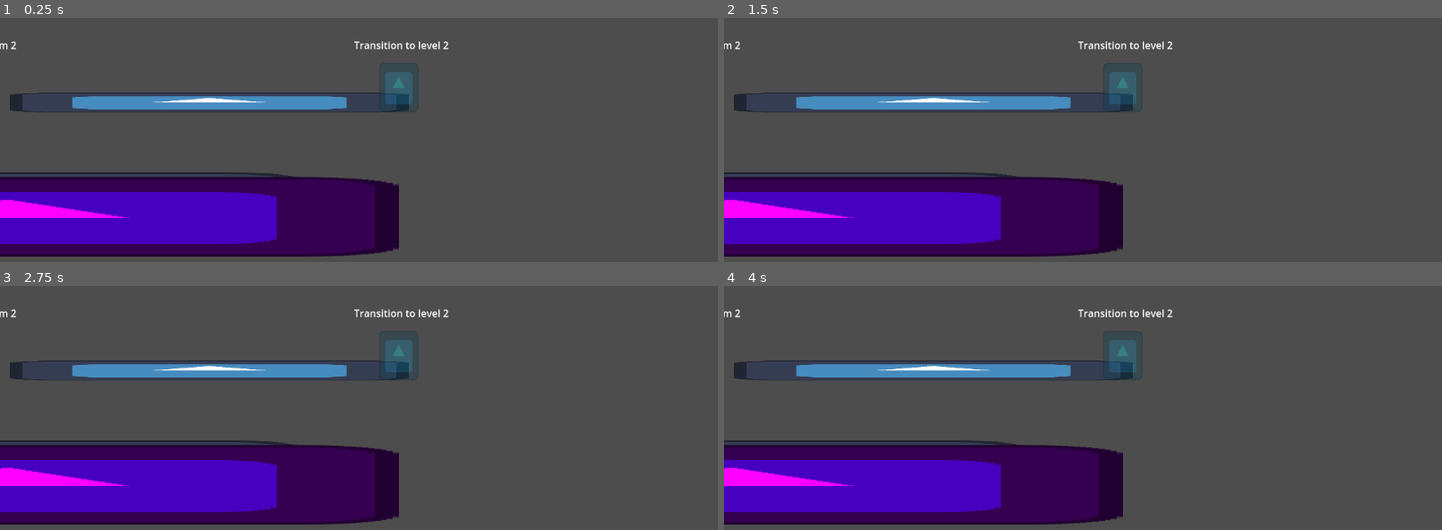
Above: before the commit, frames 1-4 (two rows, left to right).
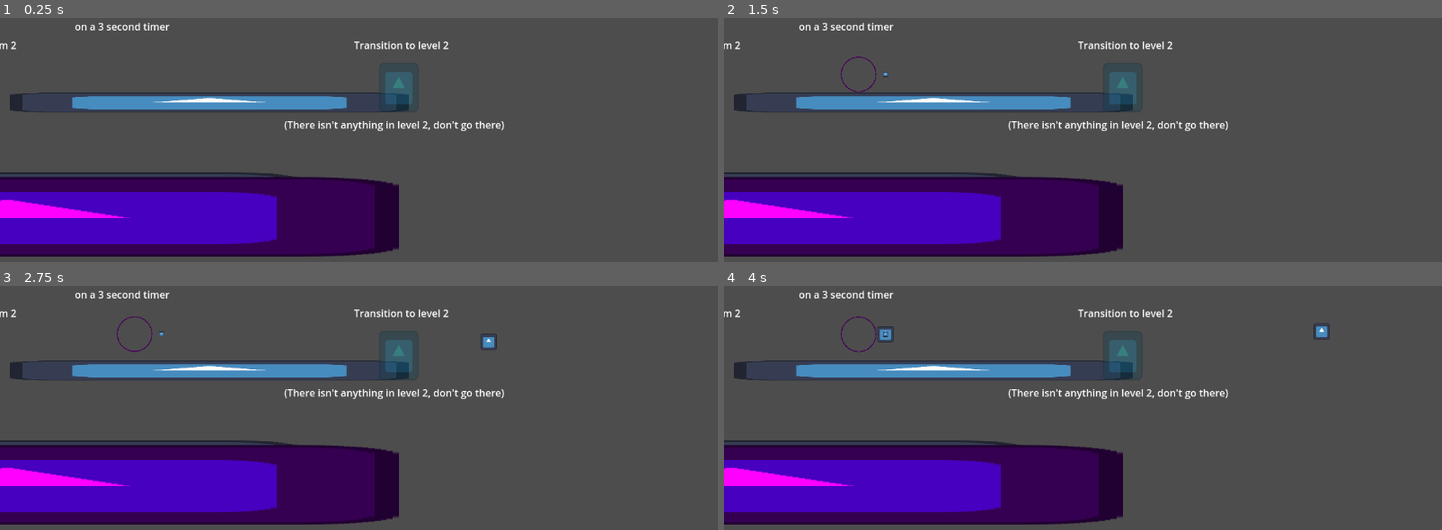
Above: after the commit, the same moments.

Repository: TheMammothManRemastered/Project5
Game: Godot game, scene res://scenes/levels/levelExample1.tscn
Two runs of this game, one before a commit and one after it. Both use one fixed random seed, a clock stepped at 60 frames per second and the inputs below. This scene is started directly instead of the project's main scene. The engine's default icon, where the game draws it, is replaced by a stand-in: a white triangle on a blue panel in a dark square.
Inputs:
- Up to frame 1 (0.25 s): no input
- Up to frame 2 (1.5 s): tap Enter at 0.5 s; hold D (player_right) from 0.53 s (still down); tap Q (player_parry) at 0.6, 1.35 s; tap Space (player_jump) at 0.77, 1.25 s
- Up to frame 3 (2.75 s): tap Space (player_jump) at 1.52 s; tap Enter at 2 s; release D (player_right) at 2.03 s; hold A (player_left) from 2.03 s (still down); tap Q (player_parry) at 2.1 s
- Up to frame 4 (4 s): release A (player_left) at 2.78 s; hold D (player_right) from 2.78 s (still down); tap Q (player_parry) at 2.85, 3.6 s; tap Space (player_jump) at 3.02, 3.77 s

The runs differ from the first frame. In frame 1, 0.7% of the frame differs, in the area x 10-71%, y 1-47%; in frame 2, 0.8%; in frame 3, 0.9%; in frame 4, 1.0%, in the area x 10-85%, y 1-47%.
Error in both runs: Invalid assignment of property or key 'global_position' with value of type 'Vector2' on a base object of type 'Nil'. (res://scripts/room.gd:18)

Commit message:
begun implementation of enemies and their attacks

Diff:
--- a/scenes/levels/rooms/roomExample1.tscn
+++ b/scenes/levels/rooms/roomExample1.tscn
@@ -24,7 +24,8 @@
 target_door_ID = 0
 
 [node name="Door2" parent="Doors" index="1" instance=ExtResource("2_mcbgw")]
-position = Vector2(-720, -392)
+position = Vector2(112, -408)
+locked = true
 target_room_ID = 0
 target_door_ID = 0
 
@@ -72,10 +73,10 @@
 texture = ExtResource("3_riqio")
 
 [node name="Label" type="Label" parent="." index="6"]
-offset_left = -784.0
-offset_top = -472.0
-offset_right = -641.0
-offset_bottom = -446.0
+offset_left = 48.0
+offset_top = -504.0
+offset_right = 191.0
+offset_bottom = -478.0
 text = "Door from Room 2"
 
 [node name="Label2" type="Label" parent="." index="7"]
@@ -100,4 +101,11 @@
 offset_bottom = 98.0
 text = "Room 1"
 
+[node name="Label5" type="Label" parent="." index="10"]
+offset_left = 48.0
+offset_top = -480.0
+offset_right = 202.0
+offset_bottom = -454.0
+text = "(locked on this side)"
+
 [editable path="Doors/Door2"]
--- a/scenes/levels/rooms/roomExample2.tscn
+++ b/scenes/levels/rooms/roomExample2.tscn
@@ -1,8 +1,9 @@
-[gd_scene load_steps=6 format=3 uid="uid://dhpxeiiy3fdtc"]
+[gd_scene load_steps=7 format=3 uid="uid://dhpxeiiy3fdtc"]
 
 [ext_resource type="PackedScene" uid="uid://d1dq2m5uc4t7d" path="res://scenes/levels/rooms/RoomTemplate.tscn" id="1_v1sqg"]
 [ext_resource type="Texture2D" uid="uid://buiq1u8k7ugi" path="res://assets/icon.svg" id="2_caifx"]
 [ext_resource type="PackedScene" uid="uid://c1ywll5lg4sb2" path="res://scenes/objects/door.tscn" id="2_rkwee"]
+[ext_resource type="PackedScene" uid="uid://dl0ueqiuiot8f" path="res://scenes/objects/spawner.tscn" id="3_jbn6g"]
 
 [sub_resource type="WorldBoundaryShape2D" id="WorldBoundaryShape2D_y0h3f"]
 
@@ -12,12 +13,17 @@
 [node name="roomExample2" instance=ExtResource("1_v1sqg")]
 
 [node name="Door" parent="Doors" index="0" instance=ExtResource("2_rkwee")]
-position = Vector2(-168, 216)
+position = Vector2(-936, 216)
 target_room_ID = 0
 target_door_ID = 1
 
 [node name="ExitPoint" parent="Doors/Door" index="0"]
-position = Vector2(-144, 0)
+position = Vector2(-128, 0)
+
+[node name="Spawner" parent="EnemySpanwers" index="0" instance=ExtResource("3_jbn6g")]
+position = Vector2(216, 96)
+to_spawn_scenename = "floatGun"
+recharge_time = 3
 
 [node name="StaticBody2D" type="StaticBody2D" parent="." index="5"]
 position = Vector2(-323.443, 53.3546)
@@ -55,11 +61,18 @@
 offset_bottom = -64.0
 text = "Transition to level 2"
 
+[node name="Label3" type="Label" parent="Area2D" index="3"]
+offset_left = -160.0
+offset_top = 32.0
+offset_right = 194.0
+offset_bottom = 58.0
+text = "(There isn't anything in level 2, don't go there)"
+
 [node name="Label" type="Label" parent="." index="7"]
-offset_left = -232.0
-offset_top = 144.0
-offset_right = -111.0
-offset_bottom = 170.0
+offset_left = -992.0
+offset_top = 120.0
+offset_right = -871.0
+offset_bottom = 146.0
 text = "Door to Room 1"
 
 [node name="Label2" type="Label" parent="." index="8"]
@@ -69,6 +82,14 @@
 offset_bottom = 58.0
 text = "Room 2"
 
+[node name="Label3" type="Label" parent="." index="9"]
+offset_left = 120.0
+offset_top = -24.0
+offset_right = 320.0
+offset_bottom = 28.0
+text = "Floating Gun spawns here
+on a 3 second timer"
+
 [connection signal="body_entered" from="Area2D" to="." method="trigger_change_level"]
 
 [editable path="Doors/Door"]
--- /dev/null
+++ b/scenes/objects/enemyBullet.tscn
@@ -0,0 +1,25 @@
+[gd_scene load_steps=4 format=3 uid="uid://dwispbqmeran4"]
+
+[ext_resource type="Script" path="res://scripts/enemyBullet.gd" id="1_n03mq"]
+[ext_resource type="Texture2D" uid="uid://buiq1u8k7ugi" path="res://assets/icon.svg" id="1_qfcv6"]
+
+[sub_resource type="RectangleShape2D" id="RectangleShape2D_sqj3i"]
+size = Vector2(26, 26)
+
+[node name="EnemyBullet" type="CharacterBody2D"]
+collision_layer = 65536
+collision_mask = 385
+script = ExtResource("1_n03mq")
+
+[node name="Sprite2D" type="Sprite2D" parent="."]
+scale = Vector2(0.203125, 0.203125)
+texture = ExtResource("1_qfcv6")
+
+[node name="CollisionShape2D" type="CollisionShape2D" parent="."]
+shape = SubResource("RectangleShape2D_sqj3i")
+
+[node name="Timer" type="Timer" parent="."]
+wait_time = 3.0
+autostart = true
+
+[connection signal="timeout" from="Timer" to="." method="_on_timer_timeout"]
--- /dev/null
+++ b/scenes/objects/floatGun.tscn
@@ -0,0 +1,36 @@
+[gd_scene load_steps=5 format=3 uid="uid://dvsrld0msfx23"]
+
+[ext_resource type="Texture2D" uid="uid://b5pcxngjhr0ob" path="res://assets/roundcircle.png" id="1_nb6w7"]
+[ext_resource type="Script" path="res://scripts/floatgun.gd" id="1_rpw7k"]
+[ext_resource type="Texture2D" uid="uid://buiq1u8k7ugi" path="res://assets/icon.svg" id="3_m28q5"]
+
+[sub_resource type="CircleShape2D" id="CircleShape2D_mmvgn"]
+radius = 29.0172
+
+[node name="FloatGun" type="CharacterBody2D"]
+collision_layer = 32768
+collision_mask = 641
+motion_mode = 1
+script = ExtResource("1_rpw7k")
+
+[node name="Sprite2D" type="Sprite2D" parent="."]
+modulate = Color(1, 0, 0.45098, 1)
+scale = Vector2(0.0375, 0.0375)
+texture = ExtResource("1_nb6w7")
+
+[node name="CollisionShape2D" type="CollisionShape2D" parent="."]
+shape = SubResource("CircleShape2D_mmvgn")
+
+[node name="GunPivot" type="Node2D" parent="."]
+
+[node name="GunSpawn" type="Node2D" parent="GunPivot"]
+position = Vector2(43, 0)
+
+[node name="Sprite2D" type="Sprite2D" parent="GunPivot/GunSpawn"]
+scale = Vector2(0.0625, 0.0625)
+texture = ExtResource("3_m28q5")
+
+[node name="Timer" type="Timer" parent="."]
+autostart = true
+
+[connection signal="timeout" from="Timer" to="." method="_on_timer_timeout"]
--- a/scenes/objects/hud.tscn
+++ b/scenes/objects/hud.tscn
@@ -31,3 +31,10 @@
 Lstick into Wall - Wallslide
 Jump while Wallsliding - Wall Jump
 Q, Y Button (xbox) - Parry"
+
+[node name="Label4" type="Label" parent="."]
+offset_left = 40.0
+offset_top = 100.0
+offset_right = 119.0
+offset_bottom = 126.0
+text = "Health: 20"
--- /dev/null
+++ b/scenes/objects/spawner.tscn
@@ -0,0 +1,14 @@
+[gd_scene load_steps=2 format=3 uid="uid://dl0ueqiuiot8f"]
+
+[ext_resource type="Script" path="res://scripts/spawner.gd" id="1_p5frl"]
+
+[node name="Spawner" type="Node2D"]
+script = ExtResource("1_p5frl")
+
+[node name="Recharge" type="Timer" parent="."]
+one_shot = true
+autostart = true
+
+[node name="InstancePoint" type="Node2D" parent="."]
+
+[connection signal="timeout" from="Recharge" to="." method="_on_recharge_timeout"]
--- a/scripts/door.gd
+++ b/scripts/door.gd
@@ -15,5 +15,5 @@
 
 func _on_area_2d_body_entered(body):
 	print("body enetered")
-	if (body.name == "Player"):
+	if (not locked and body.name == "Player"):
 		player_entered_door.emit(target_room_ID, target_door_ID)
--- /dev/null
+++ b/scripts/enemy.gd
@@ -0,0 +1,11 @@
+extends CharacterBody2D
+
+class_name Enemy
+
+var gravity = ProjectSettings.get_setting("physics/2d/default_gravity")
+
+signal on_die
+
+func apply_gravity(delta):
+	if not is_on_floor():
+		velocity.y += gravity * delta
--- /dev/null
+++ b/scripts/enemyBullet.gd
@@ -0,0 +1,62 @@
+extends CharacterBody2D
+
+const mult = 700
+
+var allegiance_changed = false
+var spawner = null
+
+signal hit_player(velocity, position)
+
+func _ready():
+	velocity.x = cos(rotation) * mult
+	velocity.y = sin(rotation) * mult
+
+func _physics_process(delta):
+	move_and_slide()
+	if get_slide_collision_count() > 0:
+		var die = true
+		var p = true
+		var h = true
+		var a = true
+		for i in range(get_slide_collision_count()):
+			var collision = get_slide_collision(i)
+			if collision.get_collider().name == "Parry" and p:
+				die = false
+				p = false
+			elif collision.get_collider().name == "Player" and h and not allegiance_changed:
+				hit_player.emit(velocity, global_position)
+				h = false
+			elif allegiance_changed and a and collision.get_collider() == spawner:
+				spawner.hit_by_player_bullet(velocity, global_position)
+				a = false
+		if (die):
+			queue_free()
+
+func _on_timer_timeout():
+	queue_free()
+
+func parried():
+	print("parried")
+	velocity.x *= -1.5
+	velocity.y *= -1.5
+	allegiance_changed = true
+	becomePlayerBullet()
+
+func becomePlayerBullet():
+	# move to layer 10 from layer 17
+	# change the mask to no longer affect 9 and 8, and allow affecting 16
+	set_collision_layer_value(17, false)
+	set_collision_layer_value(10, true)
+
+	set_collision_mask_value(8, false)
+	set_collision_mask_value(9, false)
+	set_collision_mask_value(16, true)
+
+func becomeEnemyBullet():
+	# opposite of becomeplayerbullet
+	set_collision_layer_value(17, true)
+	set_collision_layer_value(10, false)
+
+	set_collision_mask_value(8, true)
+	set_collision_mask_value(9, true)
+	set_collision_mask_value(16, false)
--- /dev/null
+++ b/scripts/floatgun.gd
@@ -0,0 +1,46 @@
+extends Enemy
+
+const VEL_MULT = 20
+
+var phase = 0
+var player = null
+var bullet_packedscene = null
+
+func _ready():
+	player = LevelManager.player
+	bullet_packedscene = load("res://scenes/objects/enemyBullet.tscn")
+
+func _physics_process(delta):
+	phased_hover()
+
+	aim_gun()
+
+	move_and_slide()
+
+func phased_hover():
+	self.velocity.y = cos(float(phase) / 30) * VEL_MULT
+	phase += 1
+
+	if (float(phase) / 30 >= PI * 2):
+		phase = 0
+
+func aim_gun():
+	var angle = atan2(player.global_position.y - $GunPivot.global_position.y, player.global_position.x - $GunPivot.global_position.x)
+	$GunPivot.rotation = angle
+
+func _on_timer_timeout():
+	# shoot
+	var bullet = bullet_packedscene.instantiate()
+	bullet.global_rotation = $GunPivot.global_rotation
+	bullet.global_position = $GunPivot/GunSpawn.global_position
+	get_tree().root.add_child(bullet)
+	bullet.hit_player.connect(bullet_hit_player)
+	bullet.spawner = self
+
+func bullet_hit_player(bvelocity, bposition):
+	player._on_hit_by_bullet(1, bvelocity, bposition)
+
+func hit_by_player_bullet(bvelocity, bposition):
+	on_die.emit()
+	queue_free()
+	# spawn a corpse at this position if needed
--- a/scripts/hud.gd
+++ b/scripts/hud.gd
@@ -9,3 +9,4 @@
 func _process(delta):
 	$Label.text = "Currently Facing: " + ("LEFT" if (LevelManager.player.curr_facing == -1) else "RIGHT")
 	$Label2.text = "Parry Charged: " + ("NO" if LevelManager.player.is_parrying else "YES")
+	$Label4.text = "Health :" + str(LevelManager.player.health)
--- a/scripts/player.gd
+++ b/scripts/player.gd
@@ -47,6 +47,7 @@
 var curr_action : character_action_t = character_action_t.IDLE
 var is_parrying : bool = false
 var use_parry_mult : bool = false
+var health : int = 20
 
 # constant 60 fps call rate, delta is constant
 func _physics_process(delta):
@@ -95,7 +96,11 @@
 	pass
 
 func _on_bullet_parried(bullet):
-	pass
+	bullet.parried()
+
+func _on_hit_by_bullet(damage, bvelocity, bposition):
+	health -= damage
+	# do knockback here if in the air
 
 # main movement processor
 func enhanced_movement(delta, x_axis : float, y_axis : float, jump_pressed : bool, jump_held : bool, parry_pressed : bool):
--- /dev/null
+++ b/scripts/spawner.gd
@@ -0,0 +1,45 @@
+extends Node2D
+
+@export var charges = -1
+@export var to_spawn_scenename = ""
+@export var allowed_simultaneous_instances = 1
+@export var recharge_time = 0
+
+var PACKED_SCENE = "res://scenes/objects/"
+
+# Called when the node enters the scene tree for the first time.
+func _ready():
+	if (recharge_time != 0):
+		$Recharge.wait_time = recharge_time
+	else:
+		$Recharge.paused = true
+
+	PACKED_SCENE += to_spawn_scenename + ".tscn"
+	PACKED_SCENE = load(PACKED_SCENE)
+
+# used if the recharge time is 0
+func _physics_process(delta):
+	if (recharge_time != 0):
+		return
+	spawn_instance()
+
+# used if the recharge time is non-zero
+func _on_recharge_timeout():
+	if (recharge_time == 0):
+		return
+	spawn_instance()
+
+func spawn_instance():
+	if (charges == 0):
+		return
+
+	if (charges != -1):
+		charges -= 1
+
+	$Recharge.start()
+
+	if (allowed_simultaneous_instances <= $InstancePoint.get_child_count()):
+		return
+
+	var instanced_scene = PACKED_SCENE.instantiate()
+	$InstancePoint.add_child(instanced_scene)
Binary file added: assets/templateSwordsmanAnimsPossible.png
Not shown, added: assets/templateSwordsmanAnimsPossible.png.import
Renamed: scenes/levels/test_level.tscn -> scenes/levels/(DO_NOT_USE)test_level.tscn
